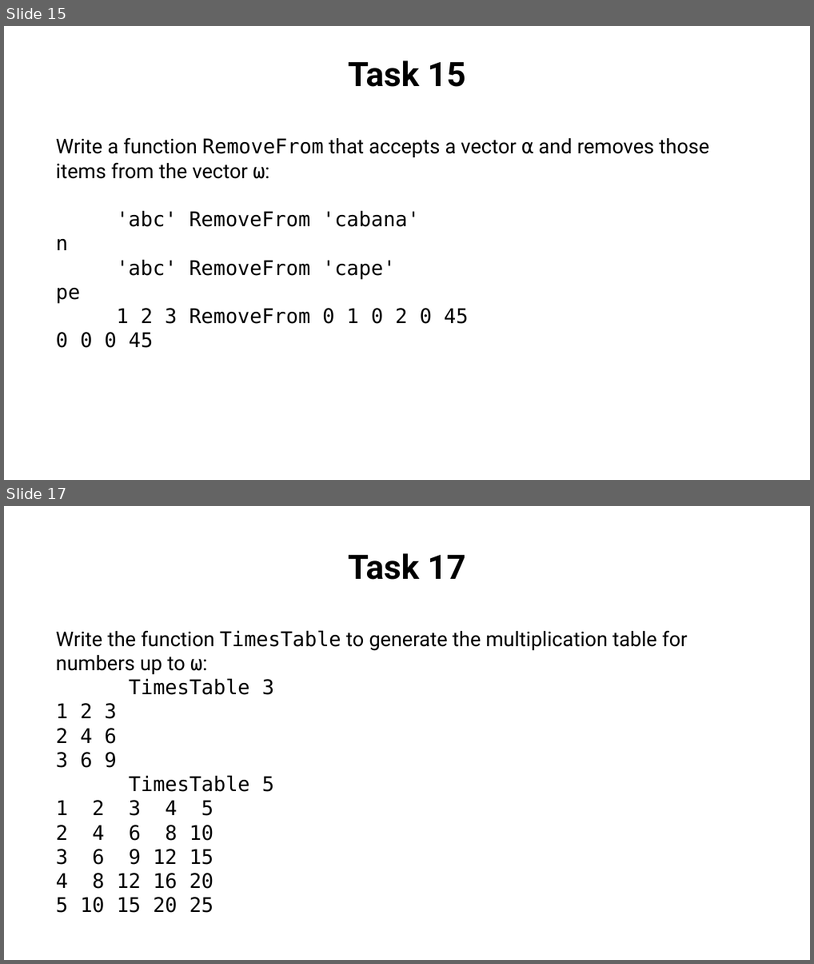
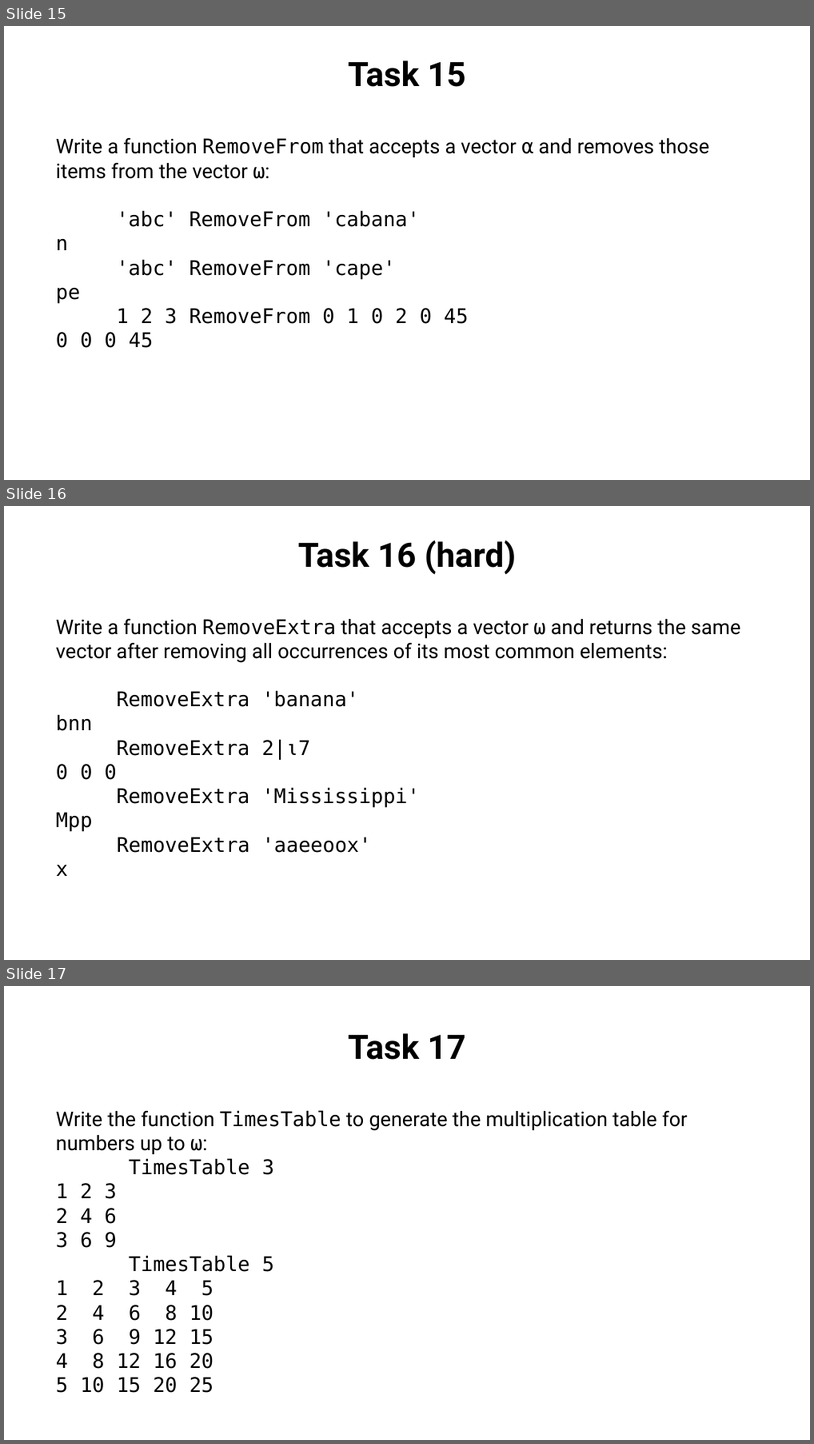
Before and after one commit to abrudz/tasks, a slide deck: assessmentA.pptx. Shown one above the other, each under a label of ours: slides 15 and 17 before the commit, slides 15, 16 and 17 after it; the slides between them are not shown. The pictures are 814x964 and 814x1444 pixels, drawn with LibreOffice and Linux fonts; fonts in the diff are those of the drawing. Boxes give left, top, right and bottom in pixels: in the first picture for what was removed or moved away, otherwise in the second. Text is boxed around its words. In the diff, an @@ line names an element or a change of style, - is before the commit and + after.

Commit message:
submission instructions; fix task 16 (#1)

```diff
--- a/assessmentA.pptx
+++ b/assessmentA.pptx
@@ slide 16 added at box(4, 506, 810, 960), background #FFFFFF @@
@@ text added at box(56, 540, 741, 876), 24 pt, text #000000 @@
+Task 16 (hard)
+Write a function RemoveExtra that accepts a vector ⍵ and returns the same vector after removing all occurrences of its most common elements:
+RemoveExtra 'banana'
+bnn
+RemoveExtra 2|⍳7
+0 0 0
+RemoveExtra 'Mississippi'
+Mpp
+RemoveExtra 'aaeeoox'
+x
```
Also in this commit, not shown: 1 slide changed, 1 other slide added, 1 slide removed, 1 other file.
